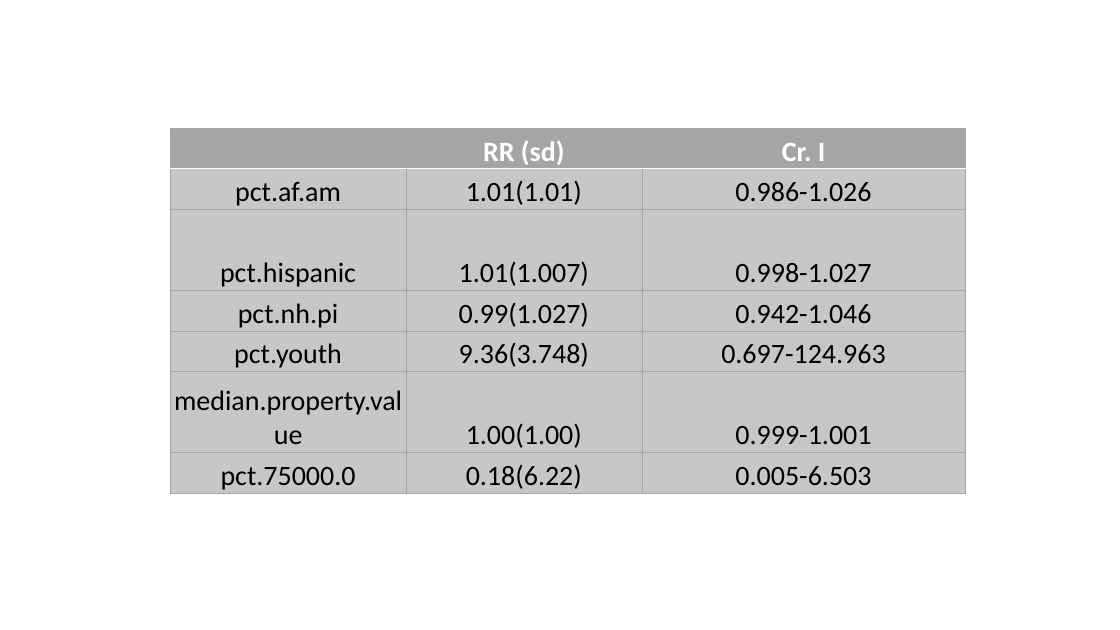
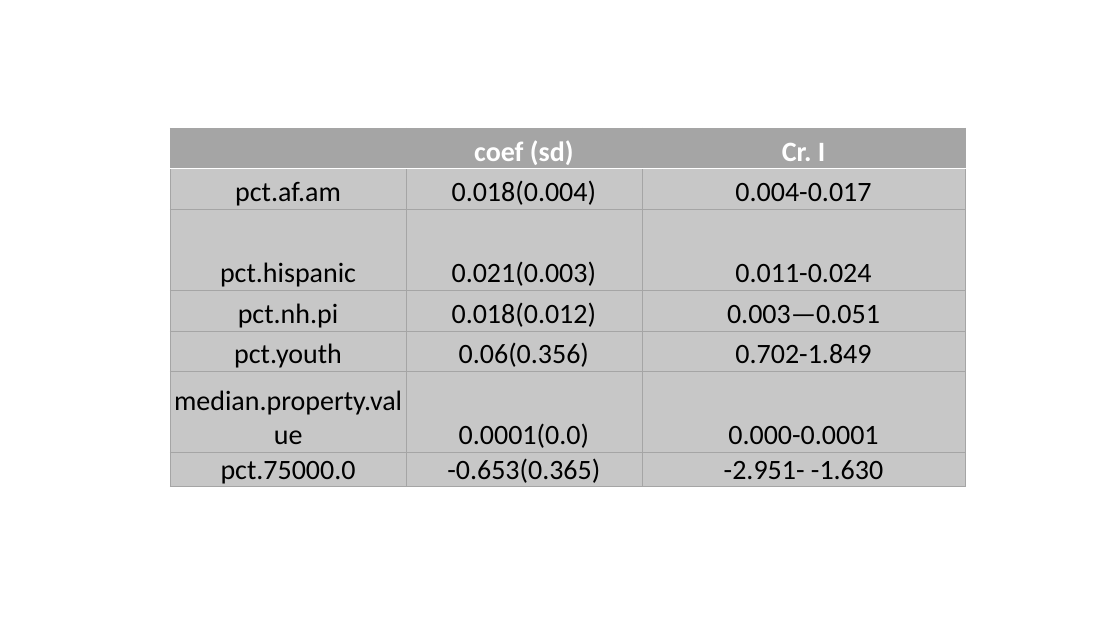
Before and after one commit to emilyrfl/SDSS-Datahack-2019, a slide deck: slide 8 of powerpoint.pptm. Drawn at 1120x630 pixels with LibreOffice and Linux fonts; fonts in the diff are those of the drawing. Boxes give left, top, right and bottom in pixels: in the first picture for what was removed or moved away, otherwise in the second. Text is boxed around its words. In the diff, an @@ line names an element or a change of style, - is before the commit and + after.

Commit message:
see table

```diff
--- a/powerpoint.pptm
+++ b/powerpoint.pptm
@@ table at bbox=[171, 129, 966, 488] @@
-row 1, column 2: RR (sd)
+row 1, column 2: coef (sd)
-row 2, column 2: 1.01(1.01)
+row 2, column 2: 0.018(0.004)
-row 2, column 3: 0.986-1.026
+row 2, column 3: 0.004-0.017
-row 3, column 2: 1.01(1.007)
+row 3, column 2: 0.021(0.003)
-row 3, column 3: 0.998-1.027
+row 3, column 3: 0.011-0.024
-row 4, column 2: 0.99(1.027)
+row 4, column 2: 0.018(0.012)
-row 4, column 3: 0.942-1.046
+row 4, column 3: 0.003—0.051
-row 5, column 2: 9.36(3.748)
+row 5, column 2: 0.06(0.356)
-row 5, column 3: 0.697-124.963
+row 5, column 3: 0.702-1.849
-row 6, column 2: 1.00(1.00)
+row 6, column 2: 0.0001(0.0)
-row 6, column 3: 0.999-1.001
+row 6, column 3: 0.000-0.0001
-row 7, column 2: 0.18(6.22)
+row 7, column 2: -0.653(0.365)
-row 7, column 3: 0.005-6.503
+row 7, column 3: -2.951- -1.630
```
